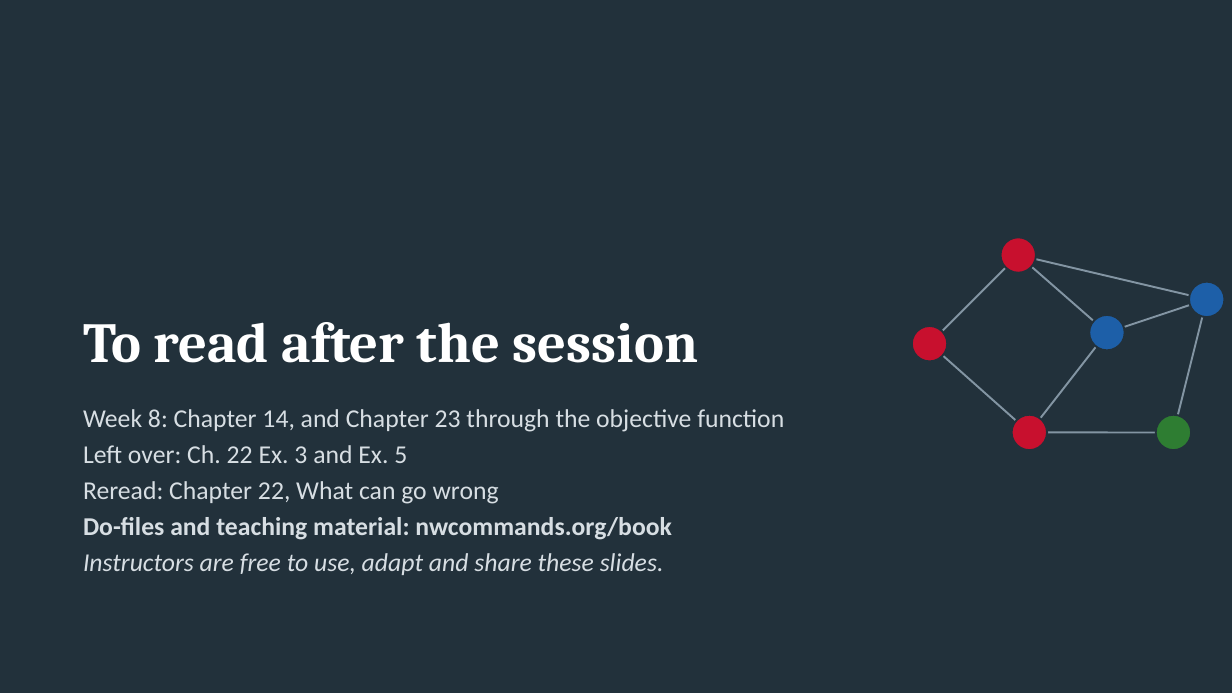
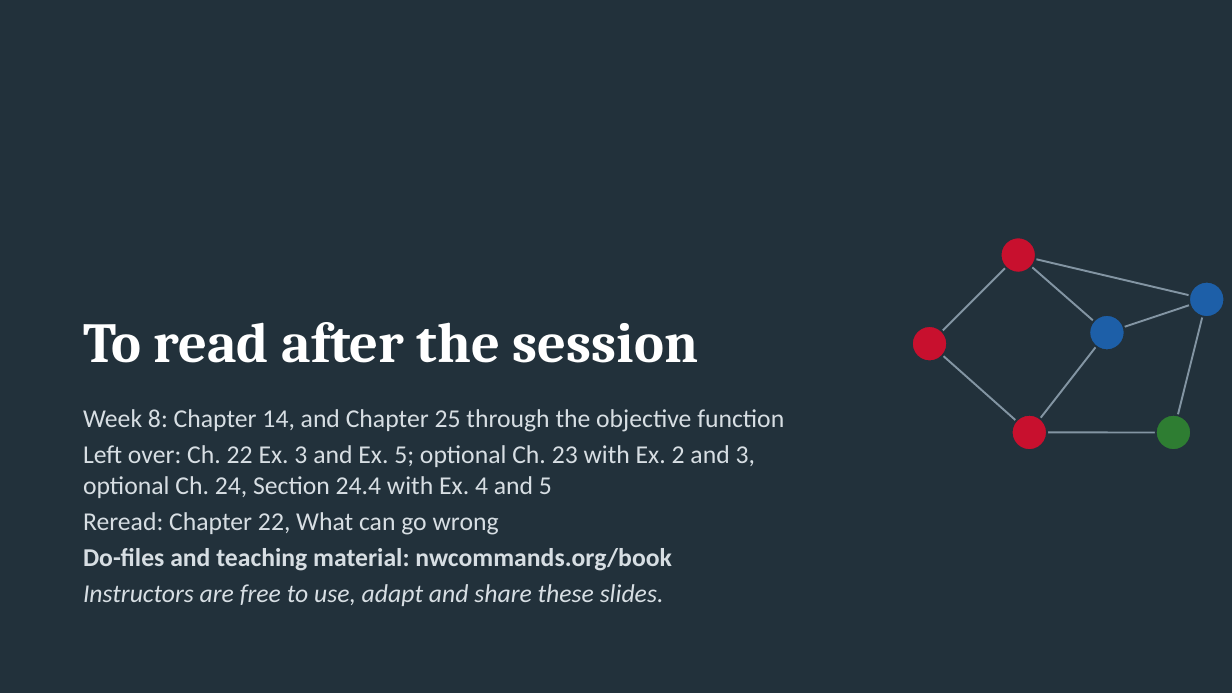
Before and after one commit to thomas-u-grund/nwcommands, a slide deck: slide 45 of website/book/teaching/slides/courseB_week07_ergm3_simulation_degeneracy.pptx (slide 39 before the commit). Drawn at 1232x693 pixels with LibreOffice and Linux fonts; fonts in the diff are those of the drawing. Boxes give left, top, right and bottom in pixels: in the first picture for what was removed or moved away, otherwise in the second. Text is boxed around its words. In the diff, an @@ line names an element or a change of style, - is before the commit and + after.

```diff
--- a/website/book/teaching/slides/courseB_week07_ergm3_simulation_degeneracy.pptx
+++ b/website/book/teaching/slides/courseB_week07_ergm3_simulation_degeneracy.pptx
@@ text at [83,409,784,498]: text changed @@
-Week 8: Chapter 14, and Chapter 23 through the objective function
-Left over: Ch. 22 Ex. 3 and Ex. 5
+Week 8: Chapter 14, and Chapter 25 through the objective function
+Left over: Ch. 22 Ex. 3 and Ex. 5; optional Ch. 23 with Ex. 2 and 3, optional Ch. 24, Section 24.4 with Ex. 4 and 5
```
Also in this commit, not shown: 3 other slides changed, 6 slides added, 1 other file.
